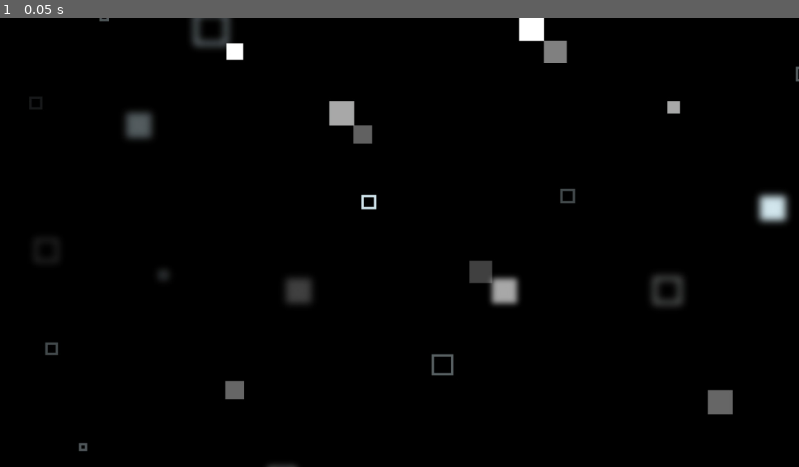
Above: before the commit, frame 1.
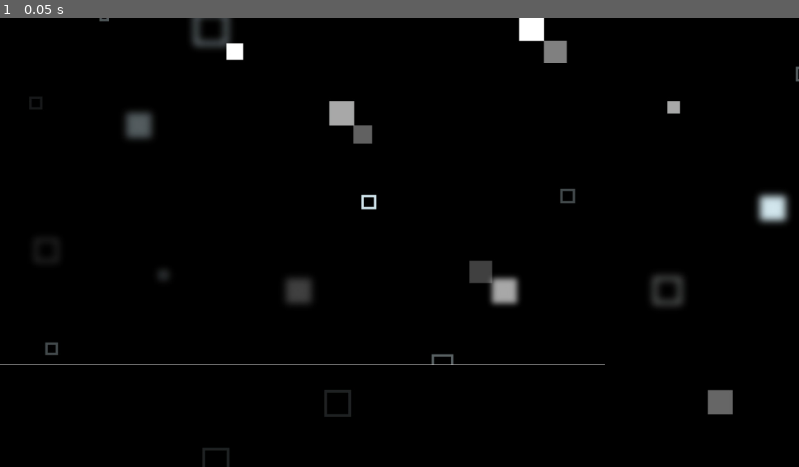
Above: after the commit, the same moment.

Repository: LagkageGobler/SpaceGameFool
Game: Godot game, scene res://starsky.tscn
Same seed, same stepped clock (60 frames per second), same inputs: the game is played once before the commit and once after it. The project has no main scene, so this scene is started directly.
Inputs:
- Up to frame 1 (0.05 s): no input

The runs differ from the first frame. In frame 1, 0.4% of the frame differs, in the area x 0-76%, y 77-100%.

Commit message:
en masse små ting

Diff:
--- a/rumskip/menu.gd
+++ b/rumskip/menu.gd
@@ -1,13 +1,7 @@
 extends Control
-
-
-
 
 func _on_quit_pressed() -> void:
 	get_tree().quit()
-	pass
-
 
 func _on_info_pressed() -> void:
 	get_tree().change_scene_to_file("res://Info.tscn")
-	pass
--- /dev/null
+++ b/rumskip/moon an starsky.tscn
@@ -0,0 +1,19 @@
+[gd_scene load_steps=3 format=3 uid="uid://bqjo3rh4oxn2p"]
+
+[ext_resource type="Texture2D" uid="uid://bjumgm38goq7v" path="res://rumskip/star sky.jpg" id="1_6ksnw"]
+[ext_resource type="Texture2D" uid="uid://837huuusf5k3" path="res://rumskip/moon.png" id="2_tnw2p"]
+
+[node name="Node2D" type="Node2D"]
+
+[node name="ParallaxBackground" type="ParallaxBackground" parent="."]
+
+[node name="ParallaxLayer" type="ParallaxLayer" parent="ParallaxBackground"]
+
+[node name="Sprite2D" type="Sprite2D" parent="ParallaxBackground/ParallaxLayer"]
+texture = ExtResource("1_6ksnw")
+
+[node name="ParallaxLayer2" type="ParallaxLayer" parent="ParallaxBackground"]
+motion_mirroring = Vector2(1500, 0)
+
+[node name="Sprite2D" type="Sprite2D" parent="ParallaxBackground/ParallaxLayer2"]
+texture = ExtResource("2_tnw2p")
--- a/rumskip/starsky.tscn
+++ b/rumskip/starsky.tscn
@@ -8,3 +8,87 @@
 position = Vector2(949, 73.5)
 scale = Vector2(0.871333, 0.8495)
 texture = ExtResource("1_tv8vy")
+
+[node name="StarSky2" type="Sprite2D" parent="."]
+position = Vector2(3740, 248)
+texture = ExtResource("1_tv8vy")
+
+[node name="StarSky3" type="Sprite2D" parent="."]
+position = Vector2(2483, -1713)
+texture = ExtResource("1_tv8vy")
+
+[node name="StarSky4" type="Sprite2D" parent="."]
+position = Vector2(-305, -1783)
+texture = ExtResource("1_tv8vy")
+
+[node name="StarSky5" type="Sprite2D" parent="."]
+position = Vector2(-1683, -101)
+texture = ExtResource("1_tv8vy")
+
+[node name="StarSky6" type="Sprite2D" parent="."]
+position = Vector2(2165, 1690)
+texture = ExtResource("1_tv8vy")
+
+[node name="StarSky7" type="Sprite2D" parent="."]
+position = Vector2(-628, 1500)
+texture = ExtResource("1_tv8vy")
+
+[node name="StarSky8" type="Sprite2D" parent="."]
+position = Vector2(-3014, -1384)
+texture = ExtResource("1_tv8vy")
+
+[node name="StarSky9" type="Sprite2D" parent="."]
+position = Vector2(-2938, -3197)
+texture = ExtResource("1_tv8vy")
+
+[node name="StarSky10" type="Sprite2D" parent="."]
+position = Vector2(-4207, 80)
+texture = ExtResource("1_tv8vy")
+
+[node name="StarSky11" type="Sprite2D" parent="."]
+position = Vector2(-311, -3363)
+texture = ExtResource("1_tv8vy")
+
+[node name="StarSky12" type="Sprite2D" parent="."]
+position = Vector2(2468, -3393)
+texture = ExtResource("1_tv8vy")
+
+[node name="StarSky13" type="Sprite2D" parent="."]
+position = Vector2(5413, -1505)
+texture = ExtResource("1_tv8vy")
+
+[node name="StarSky14" type="Sprite2D" parent="."]
+position = Vector2(5337, -2880)
+texture = ExtResource("1_tv8vy")
+
+[node name="StarSky15" type="Sprite2D" parent="."]
+position = Vector2(6380, -10)
+texture = ExtResource("1_tv8vy")
+
+[node name="StarSky16" type="Sprite2D" parent="."]
+position = Vector2(-2893, -4767)
+texture = ExtResource("1_tv8vy")
+
+[node name="StarSky17" type="Sprite2D" parent="."]
+position = Vector2(37, -4873)
+texture = ExtResource("1_tv8vy")
+
+[node name="StarSky18" type="Sprite2D" parent="."]
+position = Vector2(2710, -5069)
+texture = ExtResource("1_tv8vy")
+
+[node name="StarSky19" type="Sprite2D" parent="."]
+position = Vector2(5262, -4360)
+texture = ExtResource("1_tv8vy")
+
+[node name="StarSky20" type="Sprite2D" parent="."]
+position = Vector2(5277, -6142)
+texture = ExtResource("1_tv8vy")
+
+[node name="StarSky21" type="Sprite2D" parent="."]
+position = Vector2(7784, -6036)
+texture = ExtResource("1_tv8vy")
+
+[node name="StarSky22" type="Sprite2D" parent="."]
+position = Vector2(7935, -4616)
+texture = ExtResource("1_tv8vy")
Binary file added: rumskip/rumskip/ny flot rumskip højre.png
Not shown, added: rumskip/rumskip/ny flot rumskip højre.png.import
Binary file added: rumskip/rumskip/ny fludthrust højre.png
Not shown, added: rumskip/rumskip/ny fludthrust højre.png.import
